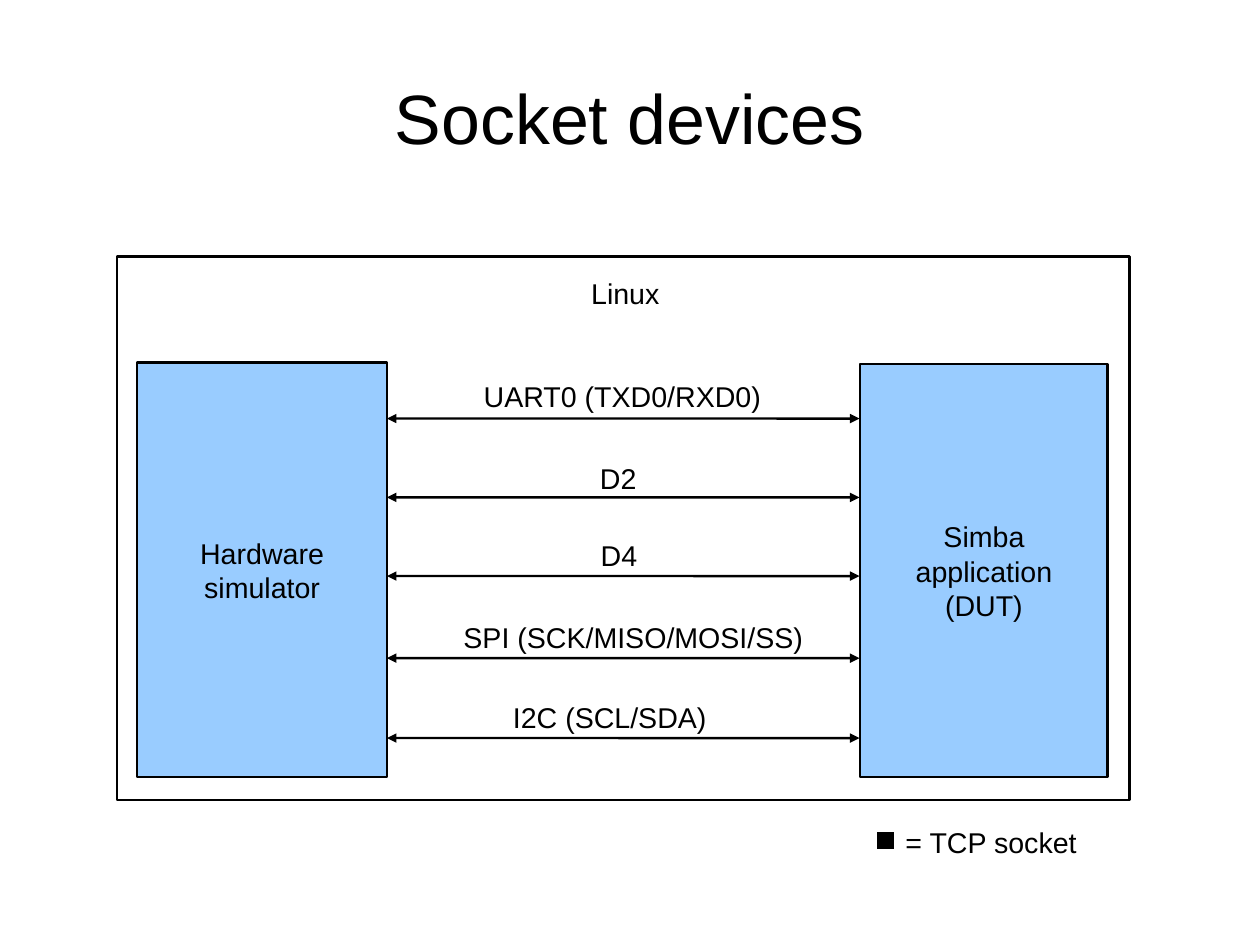
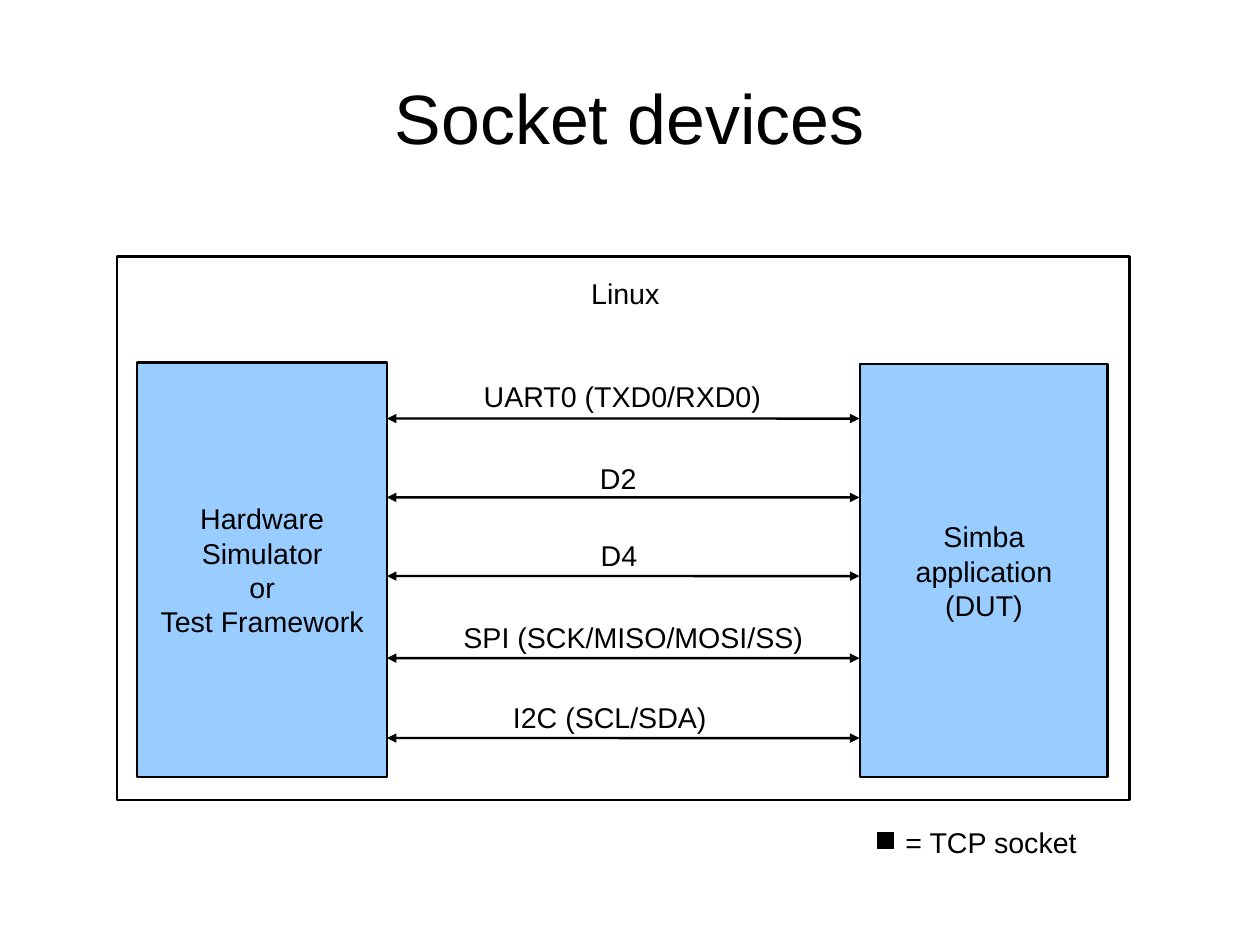
Before and after one commit to eerimoq/simba, a slide deck: slide 6 of doc/images/Simba.odp. Drawn at 1260x945 pixels with LibreOffice and Linux fonts; fonts in the diff are those of the drawing. Boxes give left, top, right and bottom in pixels: in the first picture for what was removed or moved away, otherwise in the second. Text is boxed around its words. In the diff, an @@ line names an element or a change of style, - is before the commit and + after.

```diff
--- a/doc/images/Simba.odp
+++ b/doc/images/Simba.odp
@@ text in rectangle at bbox=[161, 543, 364, 633]: text changed @@
-simulator
+Simulator
+or
+Test Framework
```
Also in this commit, not shown: 1 other file.
